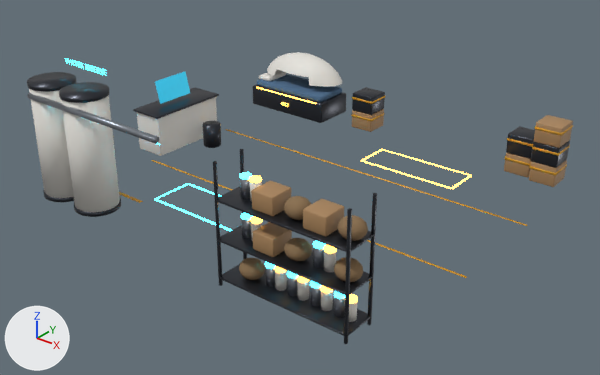
A saved change to the FBX model My project/Assets/Resources/Garden/ResourcesDecor.fbx.
The view is the same before and after, from a 50 mm lens placed at (9.27, -12.01, 7.32), pointed at (0.06, -0.49, 0.18). Lighting does not change. The marker at lower left points along +X, +Y and +Z. The older version comes first. Where no turn or scale is listed for an object, it has been applied to the vertices. Vertices at exactly the same position are counted once.

Before the edit, the objects in view are built like this:
```python
me_resourcesdecor_mesh = bpy.data.meshes.new('ResourcesDecor mesh')
me_resourcesdecor_mesh.from_pydata(...)  # 4862 vertices, 4975 faces; spans x -4.24..4.1, y -3.88..4.13, z 0.0..2.68
me_resourcesdecor_mesh.materials.append(mat_metal__8e949c)  # grey #8e949c
me_resourcesdecor_mesh.materials.append(mat_mat__e4e1da)  # light grey #e4e1da
me_resourcesdecor_mesh.materials.append(mat_glow__2e8fd6)  # blue #2e8fd6, glowing blue #2e8fd6
me_resourcesdecor_mesh.materials.append(mat_metal__3a3d44)  # dark grey #3a3d44
me_resourcesdecor_mesh.materials.append(mat_glow__3fe0ff)  # cyan #3fe0ff, glowing cyan #3fe0ff
me_resourcesdecor_mesh.materials.append(mat_mat__4a6a8a)  # blue #4a6a8a
me_resourcesdecor_mesh.materials.append(mat_glow__ffb547)  # orange #ffb547, glowing orange #ffb547
me_resourcesdecor_mesh.materials.append(mat_mat__8a6f4e)  # brown #8a6f4e
me_resourcesdecor_mesh.materials.append(mat_mat__a8835a)  # brown #a8835a
me_resourcesdecor_mesh.materials.append(mat_mat__e2a21b)  # orange #e2a21b
me_resourcesdecor_mesh.materials.append(mat_glow__0f4c5c)  # dark cyan #0f4c5c, glowing dark cyan #0f4c5c
ob_resourcesdecor_mesh = bpy.data.objects.new('ResourcesDecor mesh', me_resourcesdecor_mesh)
ob_resourcesdecor_mesh.location = (0.0, 0.0, 0.0)
```
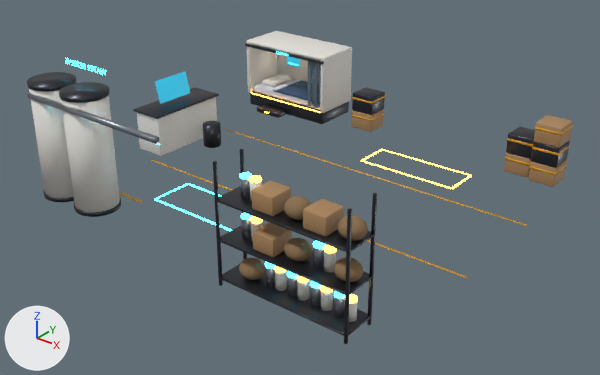
Location of each change, [x1, y1, x2, y2] in pixels of the pictures (600 x 375 px; the box of a moved part takes in the faces that stretch with it):
'ResourcesDecor mesh', reshaped (7% taller): before [27, 52, 573, 344]; after [27, 31, 573, 344]
part 1 of me_resourcesdecor_mesh, added: after [251, 92, 321, 113]
part 2 of me_resourcesdecor_mesh, moved or reshaped: before [257, 74, 342, 102]; after [254, 80, 320, 110]
part 3 of me_resourcesdecor_mesh, moved or reshaped: before [259, 70, 286, 81]; after [262, 74, 291, 87]
part 4 of me_resourcesdecor_mesh, moved or reshaped: before [253, 84, 346, 123]; after [287, 56, 300, 68]
part 5 of me_resourcesdecor_mesh, added: after [257, 104, 286, 118]
part 6 of me_resourcesdecor_mesh, deleted: before [267, 52, 342, 87]
part 7 of me_resourcesdecor_mesh, moved or reshaped: before [65, 58, 103, 74]; after [68, 59, 106, 75]
part 8 of me_resourcesdecor_mesh, built on: before [256, 87, 317, 104]; after [245, 31, 352, 124]

Patch to the scene script:
```diff
--- a/My project/Assets/Resources/Garden/ResourcesDecor.fbx.py
+++ b/My project/Assets/Resources/Garden/ResourcesDecor.fbx.py
@@ me_resourcesdecor_mesh @@
-me_resourcesdecor_mesh.from_pydata(...)  # 4862 vertices, 4975 faces; spans x -4.24..4.1, y -3.88..4.13, z 0.0..2.68
+me_resourcesdecor_mesh.from_pydata(...)  # 6138 vertices, 6522 faces; spans x -4.25..4.1, y -3.88..3.92, z 0.0..2.68
+# me_resourcesdecor_mesh part 1: a new loose piece, a box spanning x -4.15..-1.95, y 2.78..2.8, z 0.297..0.322, in mat_glow__ffb547 (orange #ffb547, glowing orange #ffb547)
+# me_resourcesdecor_mesh part 2: the loose piece of 56 vertices spanning x -4.07..-2.03, y 2.89..3.81, z 0.48..0.64 is scaled about its middle by (1.06, 1.07, 1.17), then moved by (0.0, -0.02, -0.15), in mat_mat__c9ced6 (light grey #c9ced6)
+# me_resourcesdecor_mesh part 3: the loose piece of 56 vertices spanning x -4.09..-3.71, y 3.0..3.7, z 0.62..0.74 is scaled about its middle by (1.12, 1.03, 1), then moved by (0.09, 0.05, -0.12)
+# me_resourcesdecor_mesh part 4: the loose piece of 56 vertices spanning x -4.15..-1.95, y 2.82..3.88, z 0.0..0.5 is scaled about its middle by (0.191, 0.01, 0.561), then moved by (-0.55, 0.46, 0.75), in mat_glow__0f4c5c (dark cyan #0f4c5c, glowing dark cyan #0f4c5c)
+# me_resourcesdecor_mesh part 5: the loose piece of 56 vertices spanning x -4.2..-3.5, y -0.9..0.9, z 0.0..0.9 is copied, and the copy is scaled about its middle by (1.02, 0.157, 0.113), then moved by (0.5, 2.63, -0.39), in mat_metal__3a3d44 (dark grey #3a3d44); it spans x -3.7..-3.0, y 2.48..2.78, z 0.0..0.12
+# me_resourcesdecor_mesh part 6: the loose piece of 118 vertices spanning x -4.16..-1.94, y 3.03..4.13, z 0.79..1.35 is deleted
+# me_resourcesdecor_mesh part 7: 360 vertices moved within x -3.59..-2.55, y -2.92, z 2.57..2.68; 570 vertices removed from x -3.67..-2.57, y -2.92, z 2.57..2.68; 570 vertices added at x -3.57..-2.47, y -2.92, z 2.57..2.68
+# me_resourcesdecor_mesh part 8: 8 vertices removed from x -4.0..-2.1, y 2.82..2.84, z 0.46..0.49; 1060 vertices added at x -4.25..-1.85, y 2.71..3.92, z 0.0..1.67
+# other edits to the shape of me_resourcesdecor_mesh do not show in these pictures
 me_resourcesdecor_mesh.materials.append(mat_metal__8e949c)
@@ me_resourcesdecor_mesh @@
 me_resourcesdecor_mesh.materials.append(mat_glow__3fe0ff)
-me_resourcesdecor_mesh.materials.append(mat_mat__4a6a8a)  # blue #4a6a8a
 me_resourcesdecor_mesh.materials.append(mat_glow__ffb547)
@@ me_resourcesdecor_mesh @@
 me_resourcesdecor_mesh.materials.append(mat_glow__0f4c5c)
+me_resourcesdecor_mesh.materials.append(mat_mat__2f4b6b)  # dark blue #2f4b6b
+me_resourcesdecor_mesh.materials.append(mat_mat__c9ced6)  # light grey #c9ced6
+me_resourcesdecor_mesh.materials.append(mat_glow__ffe2b8)  # beige #ffe2b8, glowing beige #ffe2b8
+me_resourcesdecor_mesh.materials.append(mat_mat__596b7a)  # dark blue #596b7a
```
